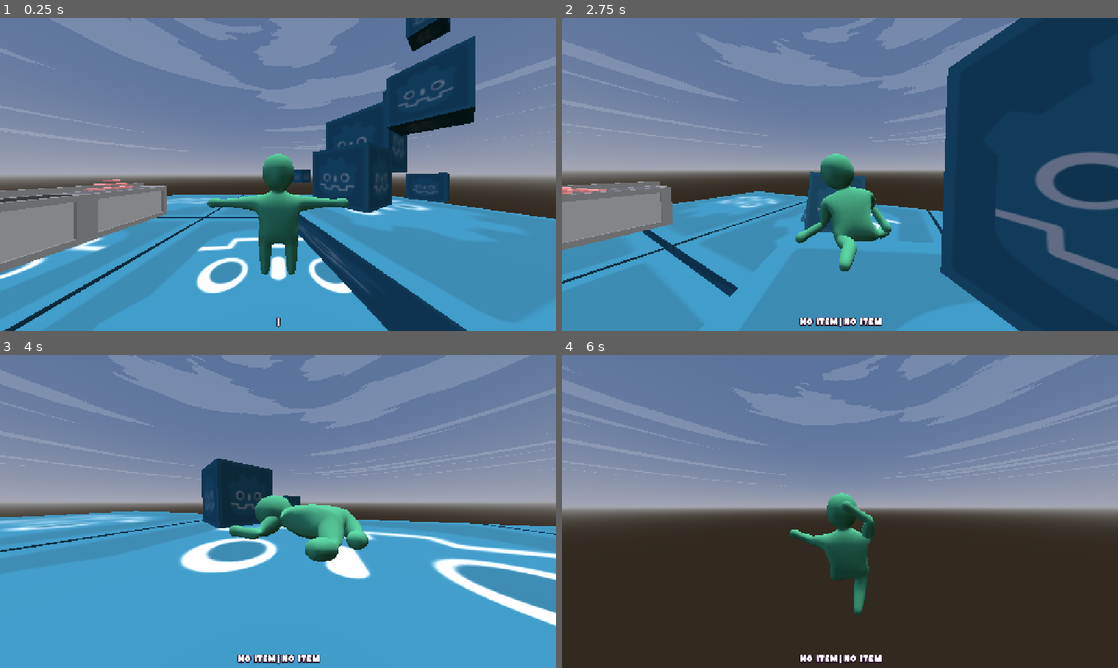
Above: before the commit, frames 1-4 (two rows, left to right).
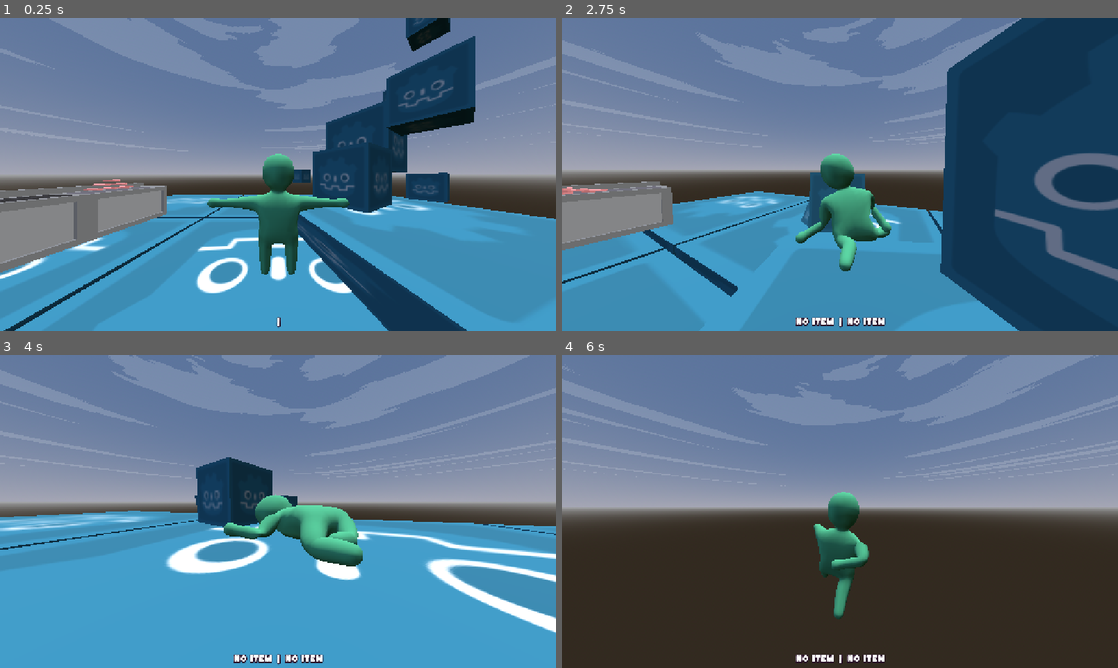
Above: after the commit, the same moments.

Repository: Lost-Rabbit-Digital/ChefWobbles
Game: Godot game, scene res://scenes/worlds/demo_scene.tscn
Same seed, same stepped clock (60 frames per second), same inputs: the game is played once before the commit and once after it. Sound files missing from this copy of the repository are replaced by a short silence.
Inputs (mouse positions are in pixels of both pictures, inside the frame that each line leads up to):
- Up to frame 1 (0.25 s): no input
- Up to frame 2 (2.75 s): move the mouse to (962, 158) at 0.52 s; press the mouse at (962, 158) at 0.53 s; hold D (move_right) 0.53-1.28 s; tap Space (jump) at 0.77, 1.52 s; move the mouse to (812, 174) at 1.27 s; release the mouse at (812, 174) at 1.28 s; hold W (move_forward) from 1.28 s (still down); right-click (812, 174) at 1.35 s; move the mouse to (851, 168) at 2.02 s; tap R (ragdoll) at 2.1 s
- Up to frame 3 (4 s): keep holding W (move_forward); move the mouse to (272, 517) at 2.77 s; click (272, 517) at 2.85 s; tap Space (jump) at 3.02, 3.77 s; move the mouse to (316, 514) at 3.52 s; hold Right mouse button (grab_right) from 3.53 s (still down)
- Up to frame 4 (6 s): move the mouse to (795, 508) at 4.27 s; release Right mouse button (grab_right) at 4.28 s; tap R (ragdoll) at 4.35 s; tap Space (jump) at 4.52 s; move the mouse to (845, 511) at 5.02 s; press the mouse at (845, 511) at 5.03 s; move the mouse to (817, 505) at 5.77 s; release W (move_forward) at 5.78 s; release the mouse at (817, 505) at 5.78 s; hold D (move_right) from 5.78 s (still down); right-click (817, 505) at 5.85 s

The runs differ from the first frame. In frame 1, less than 0.1% of the frame differs, in the area x 49-51%, y 95-99%; in frame 2, 1.1%; in frame 3, 6.2%, in the area x 0-100%, y 32-99%; in frame 4, 2.0%.

Commit message:
Increased separator size for held item display

Diff:
--- a/godot_project/scenes/worlds/demo_scene.tscn
+++ b/godot_project/scenes/worlds/demo_scene.tscn
@@ -117,7 +117,7 @@
 
 [node name="Separator" type="Label" parent="GUI/HBoxContainer"]
 layout_mode = 2
-text = "|"
+text = " | "
 label_settings = SubResource("LabelSettings_g2hwh")
 horizontal_alignment = 1
 vertical_alignment = 1
